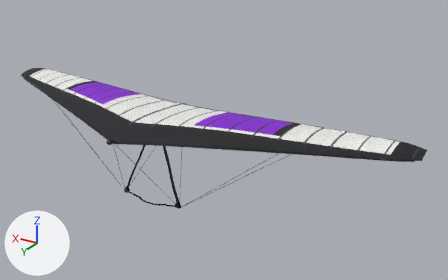
The Blender file assets/source/glider_moyes_litespeed_s.blend as it was, and as the next commit left it.
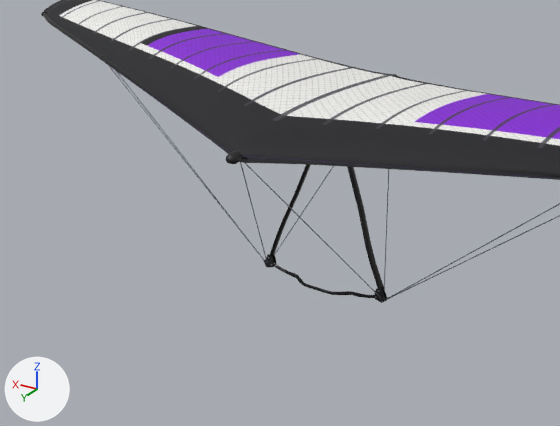
There are two pictures of each version: one whole from a 50 mm lens placed at (-7.12, 9.21, 4.57), pointed at (-1.11, -0.81, -0.44), one close up on the part from 0% to 58% of the width and 25% to 95% of the height. Arrows for +X, +Y and +Z are at lower left; the lights stay in place. The last two pictures show the newer version.

Script lines for the objects in view, before the commit:
```python
me_controlframe = bpy.data.meshes.new('ControlFrame')
me_controlframe.from_pydata(...)  # 3960 vertices, 1966 faces; spans x -3.0..3.0, y -0.99..1.31, z -1.68..0.09
# faces by material slot: [194, 748, 142, 128, 622, 68, 64]
me_controlframe.materials.append(mat_fitting)  # black #19191c
me_controlframe.materials.append(mat_steel)  # grey #9ea1a8
me_controlframe.materials.append(mat_webbing)  # dark blue #1f294c
me_controlframe.materials.append(mat_webbingbackup)  # red #9e1912
me_controlframe.materials.append(mat_tube_moyes_litespeed_s)  # black #0f0f12
me_controlframe.materials.append(mat_grip)  # black #121213
me_controlframe.materials.append(mat_wire)  # grey #8c8f99
me_frame = bpy.data.meshes.new('Frame')
me_frame.from_pydata(...)  # 1166 vertices, 1000 faces; spans x -4.9..4.9, y -1.05..1.45, z -0.1..0.2
# faces by material slot: [860, 140]
me_frame.materials.append(mat_tube_moyes_litespeed_s)  # black #0f0f12
me_frame.materials.append(mat_fitting)  # black #19191c
me_sail = bpy.data.meshes.new('Sail')
me_sail.from_pydata(...)  # 3534 vertices, 3312 faces; spans x -5.0..5.0, y -1.46..1.35, z -0.08..0.27
me_sail.polygons.foreach_set('use_smooth', [True] * 3312)
me_sail.materials.append(mat_sail_moyes_litespeed_s)  # picture img_glider_moyes_litespeed_s_sail
ob_controlframe = bpy.data.objects.new('ControlFrame', me_controlframe)
ob_controlframe.location = (0.0, 0.0, 0.0)
ob_frame = bpy.data.objects.new('Frame', me_frame)
ob_frame.location = (0.0, 0.0, 0.0)
ob_sail = bpy.data.objects.new('Sail', me_sail)
ob_sail.location = (0.0, 0.0, 0.0)
```
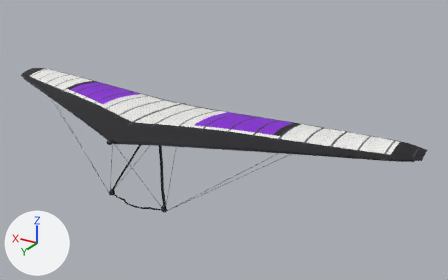
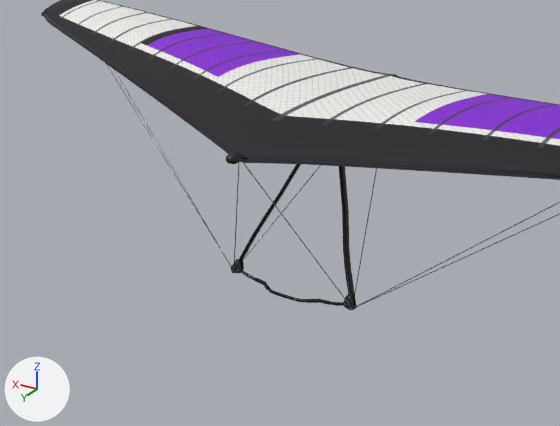
Where the change shows, as pixel boxes [x1, y1, x2, y2] in the close-ups (560 x 426 px; the box of a moved part takes in the faces that stretch with it):
'ControlFrame', reshaped
    before: [108, 65, 560, 303]
    after: [106, 64, 560, 310]
part 1 of me_controlframe, moved or reshaped
    before: [347, 167, 384, 290]
    after: [339, 166, 355, 296]
part 2 of me_controlframe, moved or reshaped
    before: [382, 287, 386, 301]
    after: [352, 294, 356, 310]
part 3 of me_controlframe, moved or reshaped
    before: [108, 65, 560, 303]
    after: [106, 64, 560, 310]

The change, as a diff of the scene's bpy script:
```diff
--- a/assets/source/glider_moyes_litespeed_s.blend.py
+++ b/assets/source/glider_moyes_litespeed_s.blend.py
@@ me_controlframe @@
 # used by ob_controlframe; location = (0.0, 0.0, 0.0)
-me_controlframe.from_pydata(...)  # 3960 vertices, 1966 faces; spans x -3.0..3.0, y -0.99..1.31, z -1.68..0.09
+me_controlframe.from_pydata(...)  # 3960 vertices, 1966 faces; spans x -3.0..3.0, y -0.99..1.31, z -1.53..0.09
+# me_controlframe part 1: the loose piece of 176 vertices spanning x -0.67..-0.06, y -0.05..0.26, z -1.55..-0.06 is multiplied about the mesh origin by the matrix ((0.993, 0.114, 0.02), (-0.105, 0.958, -0.267), (-0.05, 0.263, 0.964))
+# me_controlframe part 2: the loose piece of 21 vertices spanning x -0.71..-0.6, y 0.22..0.23, z -1.65..-1.51 is scaled about its middle by (1, 5.61, 0.928), then moved by (0.0, 0.47, 0.14)
+# me_controlframe part 3: 2617 of 3960 vertices moved; they spanned x -0.76..0.76, y -0.05..0.37, z -1.68..0.0 and now span x -0.76..0.76, y -0.03..0.84, z -1.53..0.0; mean shift (0.0, 0.44, 0.14); largest move (-0.68, 0.27, -1.65) -> (-0.68, 0.76, -1.49)
+# other edits to the shape of me_controlframe do not show in these pictures
 me_controlframe.materials.append(mat_fitting)
```
